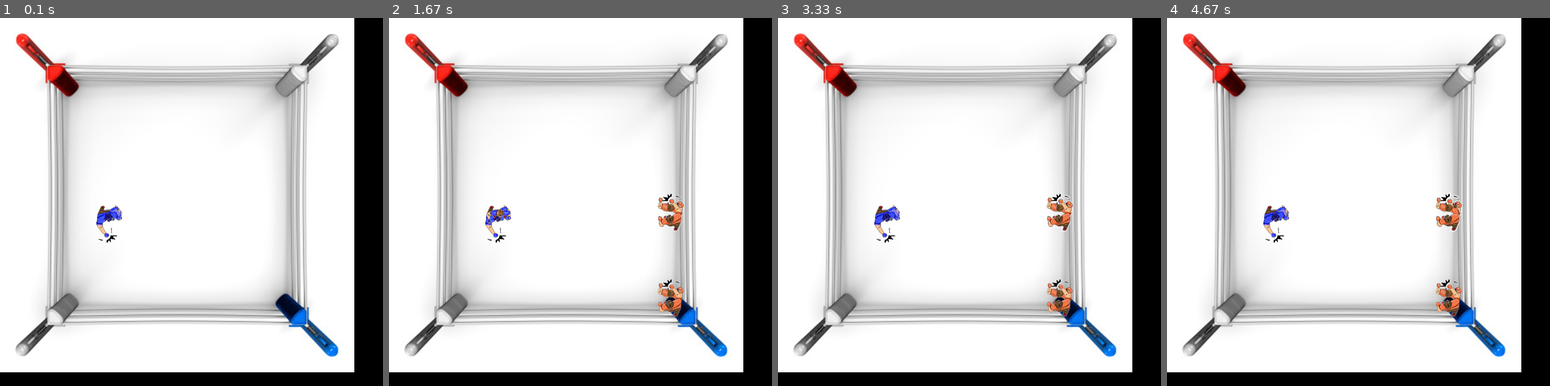
Above: before the commit, frames 1-4 (left to right).
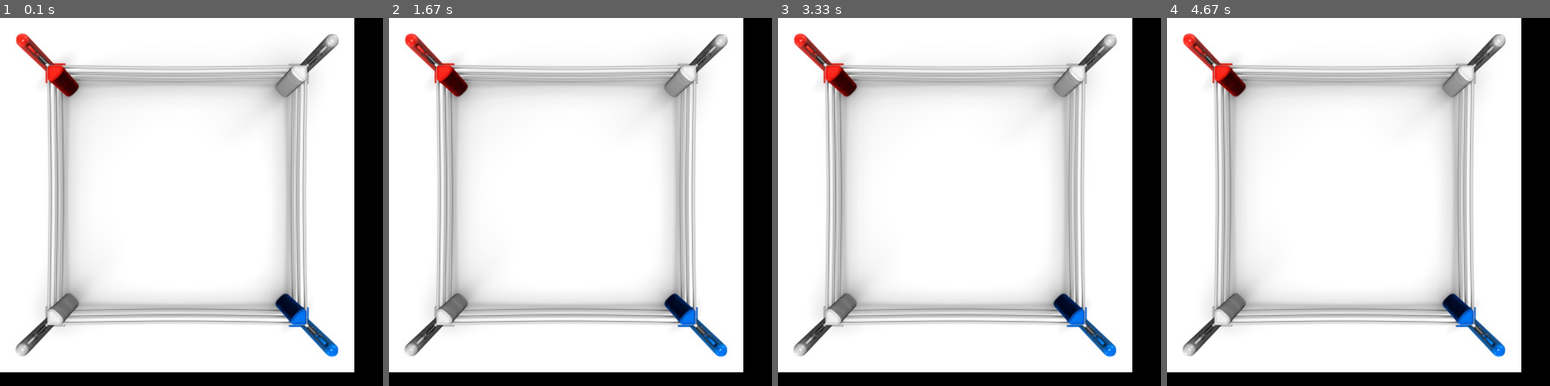
Above: after the commit, the same moments.

Repository: barder60/reinforcementFightingGame
Game: pygame game, started from main.py
Two runs of this game, one before a commit and one after it. Both use one fixed random seed, a clock stepped at 60 frames per second and the inputs below.
Inputs:
- Up to frame 1 (0.1 s): no input
- Up to frame 2 (1.67 s): no input
- Up to frame 3 (3.33 s): no input
- Up to frame 4 (4.67 s): no input

The runs differ from the first frame. In frame 1, 0.3% of the frame differs, in the area x 25-32%, y 50-62%; in frame 2, 1.1%; in frame 3, 1.1%; in frame 4, 1.1%, in the area x 24-77%, y 47-82%.

Commit message:
[ADD] A LOT OF REWARD

Diff:
--- a/Environnement.py
+++ b/Environnement.py
@@ -1,6 +1,7 @@
-from constant import PLAYER_ONE_POSITION, PLAYER_TWO_POSITION, REWARD_LOSE, HEAVY_ATT_RIGHT, \
+from constant import PLAYER_ONE_POSITION, PLAYER_TWO_POSITION, HEAVY_ATT_RIGHT, \
     HEAVY_ATT_LEFT, LEFT, RIGHT, UP, DOWN, BLOCK_LEFT, BLOCK_RIGHT, ATT_LEFT, ATT_RIGHT, WALL, RUN_IN_OPPONENT, \
-    REWARD_BORDER, REWARD_DIRECT_HIT
+    REWARD_BORDER, REWARD_DIRECT_HIT, REWARD_RETREAT, REWARD_APPROACH, REWARD_MISS, REWARD_HIT_IN_BLOCK, NOTHING, \
+    REWARD_NOTHING, REWARD_DIRECT_HEAVY_HIT, REWARD_BREAK_BLOCK
 
 
 class Environment:
@@ -18,11 +19,57 @@
                 elif lines[row][col] == PLAYER_TWO_POSITION:
                     self.__playerTwoPosition = (row, col)
 
+    def rewardForDistance(self, oldDistance, newDistance):
+        if abs(oldDistance[0]) < abs(newDistance[0]):
+            print("RECULE")
+            return REWARD_RETREAT
+        if abs(oldDistance[1]) < abs(newDistance[1]):
+            print("RECULE")
+            return REWARD_RETREAT
+        if abs(oldDistance[0]) > abs(newDistance[0]):
+            print("AVANCE")
+            return REWARD_APPROACH
+        if abs(oldDistance[1]) > abs(newDistance[1]):
+            print("AVANCE")
+            return REWARD_APPROACH
+
+        return 0
+
     def apply(self, player, opponent, action, distance):
         reward = 0
         new_state = None
 
-        if action == LEFT:
+        if player.delay == 1 and (player.lastAction == HEAVY_ATT_LEFT or player.lastAction == HEAVY_ATT_RIGHT):
+            player.delay = 0
+            if opponent.lastAction is not BLOCK_LEFT and opponent.lastAction is not BLOCK_RIGHT \
+                    and (
+                    (player.state[0] is opponent.state[0]
+                     and (player.state[1] == opponent.state[1] + 1 or player.state[1] == opponent.state[1] - 1))
+                    or (player.state[1] is opponent.state[1]
+                        and (player.state[0] == opponent.state[0] + 1 or player.state[0] == opponent.state[0] - 1))):
+                reward = REWARD_DIRECT_HEAVY_HIT
+                opponent.takeHeavyHit(player.lastAction, distance)
+                action = player.lastAction
+            elif (opponent.lastAction is BLOCK_LEFT or opponent.lastAction is not BLOCK_RIGHT) \
+                    and (
+                    (player.state[0] is opponent.state[0]
+                     and (player.state[1] == opponent.state[1] + 1 or player.state[1] == opponent.state[1] - 1))
+                    or (player.state[1] is opponent.state[1]
+                        and (player.state[0] == opponent.state[0] + 1 or player.state[0] == opponent.state[0] - 1))):
+                reward = REWARD_BREAK_BLOCK
+                opponent.takeHeavyHitOnBlock(player.lastAction, distance)
+                action = player.lastAction
+            else:
+                action = player.lastAction
+                reward = REWARD_MISS
+                print("JE RATE")
+        elif player.delay == 1:
+            player.delay = 0
+            action = player.lastAction
+            reward = 0
+        elif action == NOTHING:
+            reward = REWARD_NOTHING
+        elif action == LEFT:
             new_state = (player.state[0], player.state[1] - 1)
         elif action == RIGHT:
             new_state = (player.state[0], player.state[1] + 1)
@@ -33,39 +80,77 @@
 
         elif action == ATT_LEFT:
             if opponent.lastAction is not BLOCK_LEFT \
-                    and (player.state[0] is opponent.state[0] or player.state[1] is opponent.state[1]):
+                    and (
+                    (player.state[0] is opponent.state[0]
+                          and (player.state[1] == opponent.state[1] + 1 or player.state[1] == opponent.state[1] - 1))
+                    or (player.state[1] is opponent.state[1]
+                          and (player.state[0] == opponent.state[0] + 1 or player.state[0] == opponent.state[0] - 1))):
                 reward = REWARD_DIRECT_HIT
-                opponent.takeHit()
+                opponent.takeHit(ATT_LEFT, distance)
+            elif opponent.lastAction is BLOCK_LEFT \
+                    and (
+                    (player.state[0] is opponent.state[0]
+                     and (player.state[1] == opponent.state[1] + 1 or player.state[1] == opponent.state[1] - 1))
+                    or (player.state[1] is opponent.state[1]
+                        and (player.state[0] == opponent.state[0] + 1 or player.state[0] == opponent.state[0] - 1))):
+                reward = REWARD_HIT_IN_BLOCK
+                opponent.block_hit(ATT_LEFT, distance)
+            else:
+                reward = REWARD_MISS
+
+
         elif action == ATT_RIGHT:
             if opponent.lastAction is not BLOCK_RIGHT \
-                    and (player.state[0] is opponent.state[0] or player.state[1] is opponent.state[1]):
+                    and (
+                    (player.state[0] is opponent.state[0]
+                     and (player.state[1] == opponent.state[1] + 1 or player.state[1] == opponent.state[1] - 1))
+                    or (player.state[1] is opponent.state[1]
+                        and (player.state[0] == opponent.state[0] + 1 or player.state[0] == opponent.state[0] - 1))):
                 reward = REWARD_DIRECT_HIT
-                opponent.takeHit()
+                opponent.takeHit(ATT_RIGHT, distance)
+            elif opponent.lastAction is BLOCK_RIGHT \
+                    and (
+                    (player.state[0] is opponent.state[0]
+                     and (player.state[1] == opponent.state[1] + 1 or player.state[1] == opponent.state[1] - 1))
+                    or (player.state[1] is opponent.state[1]
+                        and (player.state[0] == opponent.state[0] + 1 or player.state[0] == opponent.state[0] - 1))):
+                reward = REWARD_HIT_IN_BLOCK
+                opponent.block_hit(ATT_LEFT, distance)
+            else:
+                reward = REWARD_MISS
         elif action == HEAVY_ATT_RIGHT:
-            player.delay = 1  # TODO gestion du delai
-            return
+            player.delay = 1
+            reward = 0
         elif action == HEAVY_ATT_LEFT:
-            player.delay = 1  # TODO gestion du delai
-            return
+            player.delay = 1
+            reward = -5
+        elif action == BLOCK_RIGHT or action == BLOCK_LEFT:
+            player.delay = 1
+            player.opponent_action_on_block = opponent.lastAction
+            reward = -5
 
         if new_state is not None and new_state in self.__states:
-            if new_state == opponent.state:
+            print("NOUVELLE POSITION = " + str(new_state))
+            print("POSITION ADVERSE = " + str(opponent.state))
+            if new_state[0] == opponent.state[0] and new_state[1] == opponent.state[1]:
                 reward = RUN_IN_OPPONENT
+                print("ON SE RENTRE DEDANS")
+                print("LES PARAMETRES SONT => " + str(distance) + " " + opponent.lastAction + " " + action + " " + str(reward))
                 player.update(distance, opponent.lastAction, action, reward)
                 new_state = player.state
             if self.__states[new_state] == WALL:
-                #print("JE PREND UN MUR")
+                print("JE PREND UN MUR")
                 reward = REWARD_BORDER
                 player.update(distance, opponent.lastAction, action, reward)
                 new_state = player.state
             else:
-                reward = -1
+                newDistance = self.getDistance(new_state, opponent.state)
+                reward = self.rewardForDistance(distance, newDistance)
                 player.update(distance, opponent.lastAction, action, reward)
 
             player.setState(new_state)
 
         else:
-            reward = REWARD_LOSE
             player.update(distance, opponent.lastAction, action, reward)
 
         player.setLastAction(action)
@@ -89,3 +174,6 @@
     @property
     def rowLength(self):
         return self.__rowLength
+
+    def getDistance(self, playerState, oponentState):
+        return playerState[0] - oponentState[0], playerState[1] - oponentState[1]
--- a/Player.py
+++ b/Player.py
@@ -1,8 +1,10 @@
-from constant import NOTHING, ACTIONS, HIT_DMG, HEAVY_HIT_DMG
+from constant import NOTHING, ACTIONS, HIT_DMG, HEAVY_HIT_DMG, HEAVY_HIT_ON_BLOCK_DMG, REWARD_GET_HIT, \
+    REWARD_GET_HEAVY_HIT, REWARD_BLOCKED_HIT
 
 
 class Player:
-    def __init__(self, environment, start, color, learning_rate=1, discount_factor=0.5, life_point=100, last_action=NOTHING):
+    def __init__(self, environment, start, color, learning_rate=1, discount_factor=0.5, life_point=100,
+                 last_action=NOTHING):
         self.__life_point = life_point
         self.__last_action = last_action
         self.__delay = 0
@@ -12,6 +14,7 @@
         self.__qtable = {}
         self.__start = start
         self.__color = color
+        self.__opponent_action_on_block = None
 
         for line in range(-self.__environment.lineLength, self.__environment.lineLength):
             for row in range(-self.__environment.rowLength, self.__environment.rowLength):
@@ -27,6 +30,7 @@
     def reset(self):
         self.__state = self.__start
         self.__score = 0
+        self.__life_point = 100
 
     @property
     def start_position(self):
@@ -49,14 +53,28 @@
         return self.__delay
 
     @delay.setter
-    def delay(self,delay):
+    def delay(self, delay):
         self.__delay = delay
 
-    def takeHit(self):
+    def takeHit(self, hit, distance):
+        print("SOMEONE TAKE HIT")
         self.__life_point = self.__life_point - HIT_DMG
+        self.update(distance, hit, self.__last_action, REWARD_GET_HIT)
 
-    def takeHeavyHit(self):
+    def takeHeavyHit(self, heavy_hit, distance):
+        print("SOMEONE TAKE HEAVY HIT")
         self.__life_point = self.__life_point - HEAVY_HIT_DMG
+        self.update(distance, heavy_hit, self.__last_action, REWARD_GET_HEAVY_HIT)
+
+    def takeHeavyHitOnBlock(self, heavy_hit, distance):
+        print("SOMEONE HAS BEEN BREAK")
+        self.__life_point = self.__life_point - HEAVY_HIT_ON_BLOCK_DMG
+        self.update(distance, heavy_hit, self.lastAction, REWARD_BLOCKED_HIT)
+
+
+    def block_hit(self, hit, distance):
+        print("SOMEONE BLOCK")
+        self.update(distance, hit, self.lastAction, REWARD_BLOCKED_HIT)
 
     def isDead(self):
         return self.__life_point <= 0
@@ -75,10 +93,11 @@
 
     def best_action(self, distance, other_player_last_action):
         best = None
-        #print(self.__qtable[distance][other_player_last_action])
+        # print(self.__qtable[distance][other_player_last_action])
         for a in self.__qtable[distance][other_player_last_action]:
             if not best \
-                    or self.__qtable[distance][other_player_last_action][a] > self.__qtable[distance][other_player_last_action][best]:
+                    or self.__qtable[distance][other_player_last_action][a] > \
+                    self.__qtable[distance][other_player_last_action][best]:
                 best = a
         return best
 
@@ -88,9 +107,10 @@
 
         maxQ = max(self.__qtable[distance][other_player_action].values())
         self.__qtable[distance][other_player_action][action] += self.__learning_rate * \
-                                               (reward + self.__discount_factor * \
-                                                maxQ - self.__qtable[distance][other_player_action][action])
-        #print(self.__qtable[distance][other_player_action][action])
+                                                                (reward + self.__discount_factor *
+                                                                 maxQ - self.__qtable[distance][other_player_action][
+                                                                     action])
+        print("VALEUR QTABLE = " + str( self.__qtable[distance][other_player_action][action]))
 
         self.__score += reward
 
@@ -99,3 +119,11 @@
 
     def setLastAction(self, newLastAction):
         self.__last_action = newLastAction
+
+    @property
+    def opponent_action_on_block(self):
+        return self.__opponent_action_on_block
+
+    @opponent_action_on_block.setter
+    def opponent_action_on_block(self, value):
+        self.__opponent_action_on_block = value
--- a/constant.py
+++ b/constant.py
@@ -17,11 +17,18 @@
 REWARD_WIN = 100
 REWARD_LOSE = -100
 REWARD_BORDER = -10
-REWARD_NOTHING = -1
-REWARD_GET_HIT = -5
+REWARD_NOTHING = -20
+REWARD_GET_HIT = -10
+REWARD_GET_HEAVY_HIT = -30
 REWARD_DIRECT_HIT = 10
+REWARD_DIRECT_HEAVY_HIT = 30
+REWARD_BREAK_BLOCK = 20
 REWARD_BLOCKED_HIT = 5
 RUN_IN_OPPONENT = -15
+REWARD_RETREAT = -3
+REWARD_APPROACH = 5
+REWARD_MISS = -40
+REWARD_HIT_IN_BLOCK = -10
 
 #ACTIONS
 LEFT = 'LEFT'
@@ -39,6 +46,8 @@
 ACTIONS = [
     LEFT,
     RIGHT,
+    UP,
+    DOWN,
     NOTHING,
     ATT_LEFT,
     ATT_RIGHT,
@@ -51,3 +60,4 @@
 #DAMAGE
 HIT_DMG = 5
 HEAVY_HIT_DMG = 10
+HEAVY_HIT_ON_BLOCK_DMG = 7
--- a/main.py
+++ b/main.py
@@ -4,9 +4,5 @@
 from constant import GROUND
 
 
-def getDistance(playerPosition: Player, oponentPosition: Player):
-    return playerPosition.state[0] - oponentPosition.state[0], playerPosition.state[1] - oponentPosition.state[1]
-
-
 if __name__ == '__main__':
     StartPygame()
--- a/pygameEngine.py
+++ b/pygameEngine.py
@@ -68,6 +68,21 @@
     env.apply(playerActive, playerPassive, bestAction, distance)
 
 
+def displayPosition(PlayerOne, PlayerTwo):
+    for i in range(5):
+        string = ""
+        for y in range(5):
+            if i == 0 or y == 0 or i == 4 or y == 4:
+                string = string + '#'
+            elif PlayerOne.state[0] == i and PlayerOne.state[1] == y:
+                string = string + '1'
+            elif PlayerTwo.state[0] == i and PlayerTwo.state[1] == y:
+                string = string + '2'
+            else:
+                string = string + ' '
+        print(string)
+
+
 def StartPygame():
     screen.blit(background, background.get_rect())
     running = True
@@ -84,17 +99,19 @@
             running = False
 
         env = GameBoard(GROUND)
+        print(env.playerOnePosition)
+        print(env.playerTwoPosition)
         PlayerOne = Player(env, env.playerOnePosition, "red")
         PlayerTwo = Player(env, env.playerTwoPosition, "blue")
-
-        for i in range(10):
+        running = False
+        for i in range(20):
             count = 0
             PlayerOne.reset()
             PlayerTwo.reset()
             isFinished = False
             while not isFinished:
 
-                if count == 10:
+                if count == 90:
                     isFinished = True
                     continue
 
@@ -103,7 +120,12 @@
                     loopVisualBoxer(PlayerOne, screen, dead=True)
                     continue
 
-                playerDoesAction(PlayerOne, PlayerTwo, env)
+                distance = env.getDistance(PlayerOne.state, PlayerTwo.state)
+                bestAction = PlayerOne.best_action(distance, PlayerTwo.lastAction)
+                displayPosition(PlayerOne, PlayerTwo)
+                print("JOUEUR 1 : " + str(distance) + " -> " + bestAction)
+                env.apply(PlayerOne, PlayerTwo, bestAction, distance)
+
                 loopVisualBoxer(PlayerOne, screen)
 
                 if PlayerTwo.isDead():
@@ -111,15 +133,30 @@
                     loopVisualBoxer(PlayerTwo, screen, dead=True)
                     continue
 
-                playerDoesAction(PlayerTwo, PlayerOne, env)
+                # print("JOUEUR 2")
+                distance = env.getDistance(PlayerTwo.state, PlayerOne.state)
+                bestAction = PlayerTwo.best_action(distance, PlayerOne.lastAction)
+                displayPosition(PlayerOne, PlayerTwo)
+                print("JOUEUR 2 : " + str(distance) + " -> " + bestAction)
+                env.apply(PlayerTwo, PlayerOne, bestAction, distance)
+
                 loopVisualBoxer(PlayerTwo, screen)
 
                 count = count + 1
 
+            print("PASSAGE NUMERO " + str(i))
+            print("JOUEUR 1 : " + str(PlayerOne.score))
+            print("JOUEUR 2 : " + str(PlayerTwo.score))
+
+        print(PlayerOne.qtable[(1, 0)])
+        print(PlayerTwo.qtable[(-1, 0)])
+
     pygame.quit()
+
 
 def positionVisual(player):
     return (player.state[0] * 200, player.state[1] * 200)
+
 
 def loopVisualBoxer(player, screen, dead=False):
     # screen.blit(actionDuPlayer, (posX, posY))
@@ -153,6 +190,4 @@
         print(positionVisual(player))
         # print(player.color, player.lastAction)
 
-
-
     pygame.display.update()
